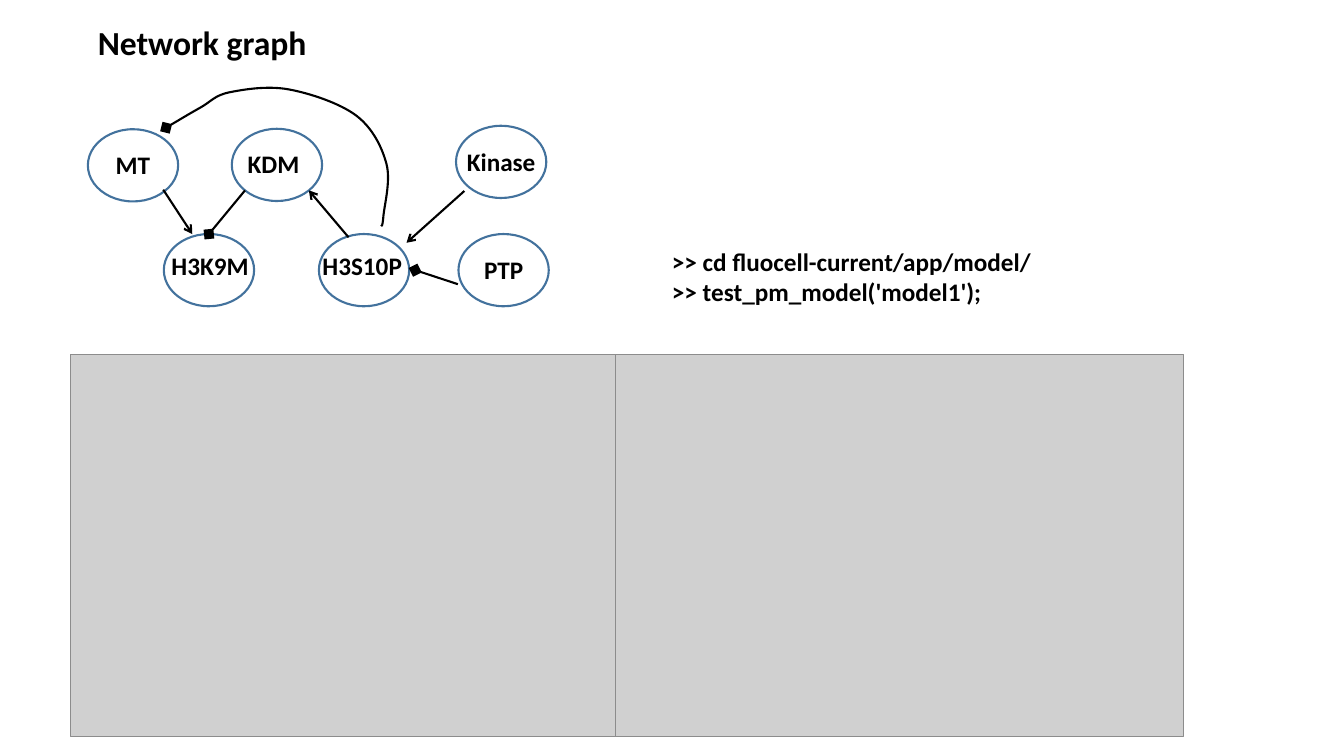
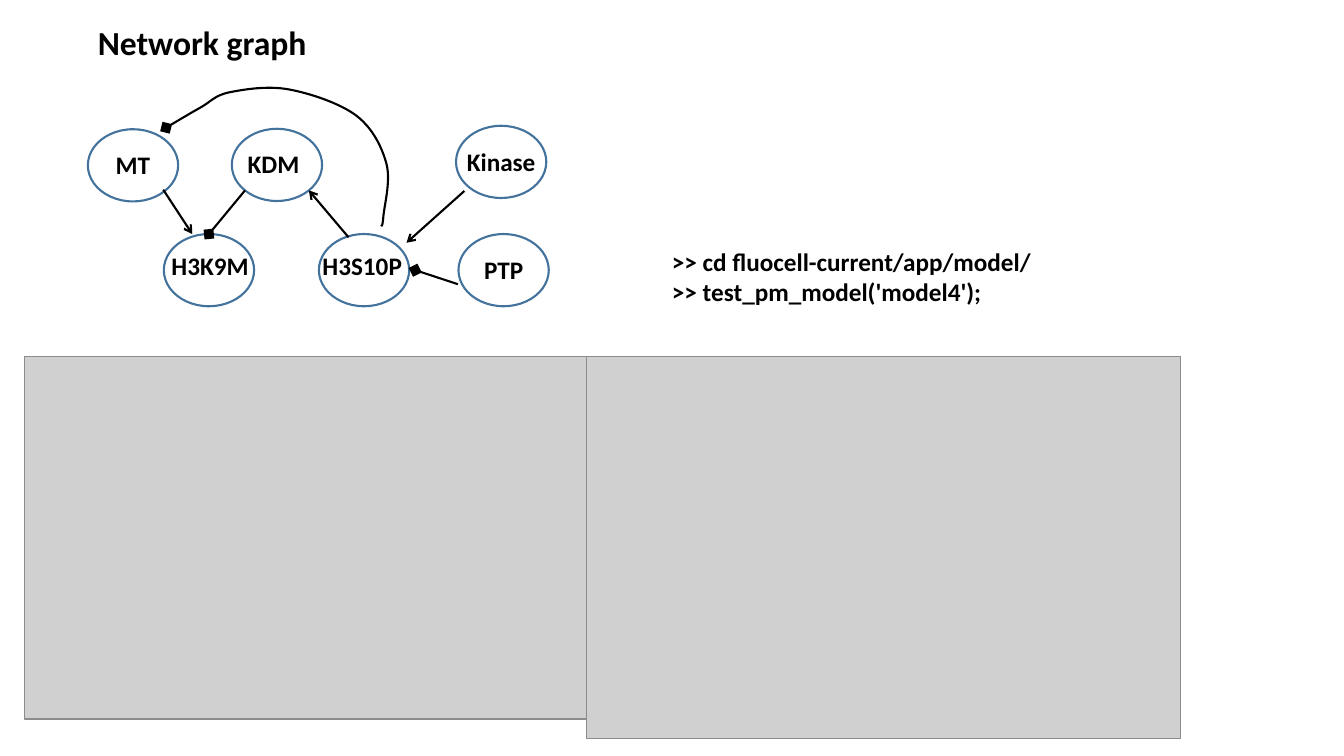
Before and after one commit to lu6007/fluocell, a slide deck: slide 1 of app/model/result_0211_2017.pptx. Drawn at 1344x756 pixels with LibreOffice and Linux fonts; fonts in the diff are those of the drawing; grey boxes stand for pictures. Boxes give left, top, right and bottom in pixels: in the first picture for what was removed or moved away, otherwise in the second. Text is boxed around its words. In the diff, an @@ line names an element or a change of style, - is before the commit and + after.

Commit message:
Updated the model and results based on literature.

```diff
--- a/app/model/result_0211_2017.pptx
+++ b/app/model/result_0211_2017.pptx
@@ text at (703, 282, 981, 305): text changed @@
->> test_pm_model('model1');
+>> test_pm_model('model4');
@@ picture: place and size @@
-picture at (71, 355, 638, 737)
+picture at (24, 356, 592, 719)
@@ picture: place and size @@
-picture at (615, 355, 1184, 737)
+picture at (587, 356, 1181, 739)
```
Also in this commit, not shown: 6 other slides changed, 1 slide added, 1 slide removed, 4 other files.
